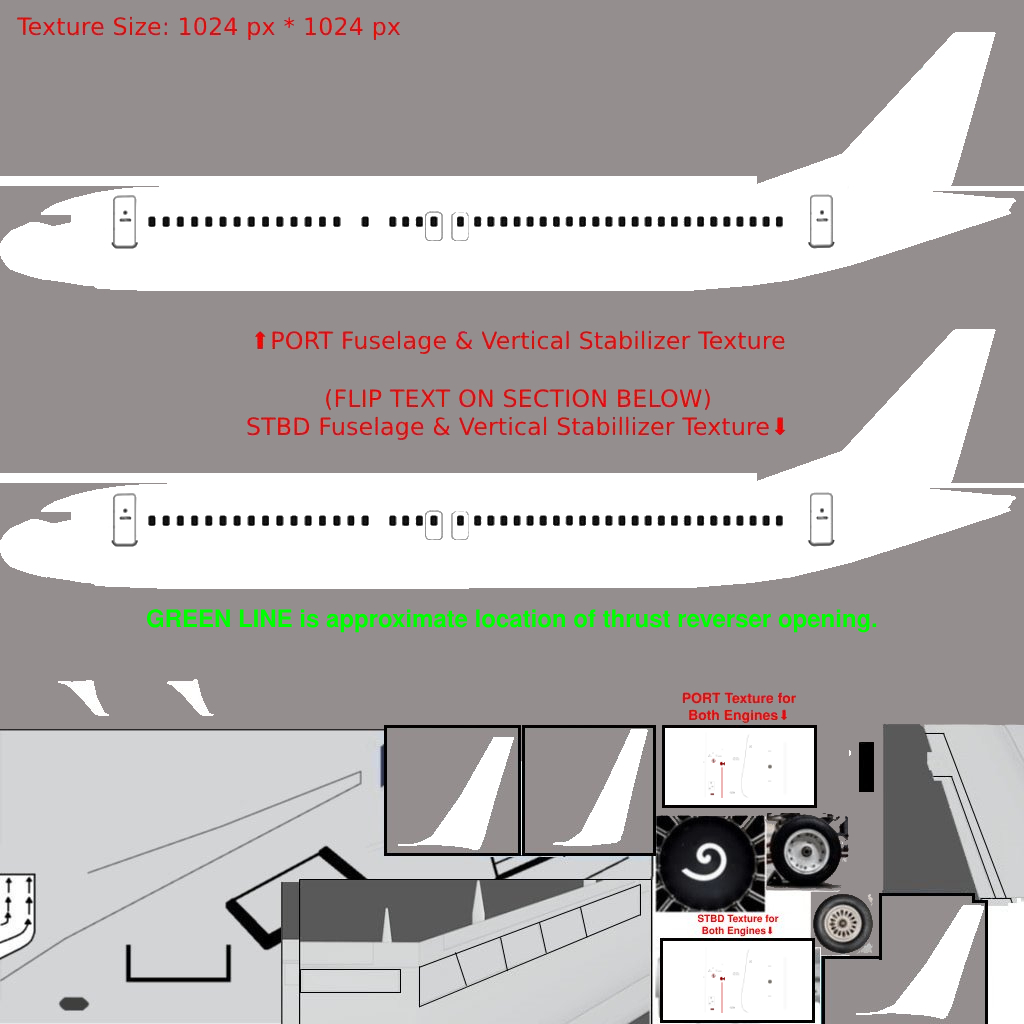
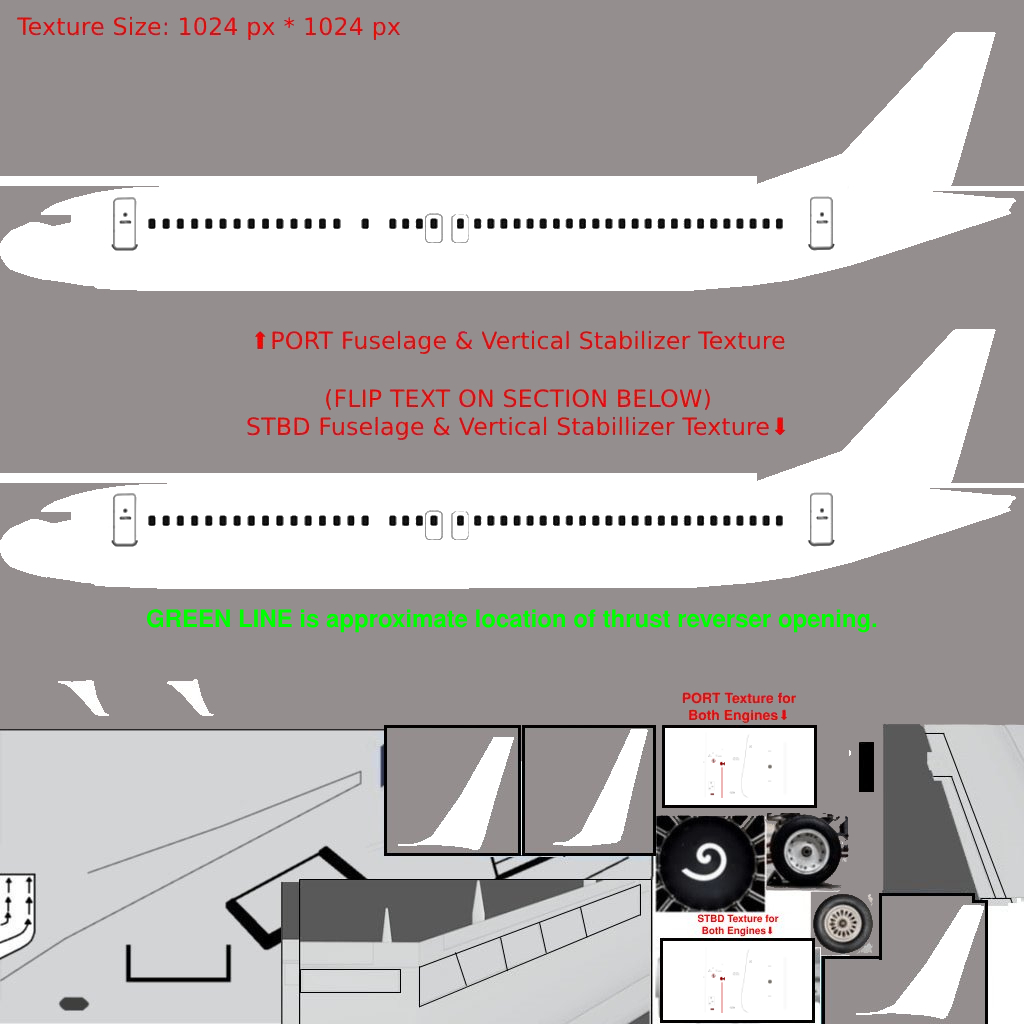
Before/after of a (1024, 1024) layered artwork. What changed in the layer stack:
painted on "PASSENGER_CONFIG" over (111, 194, 835, 251)